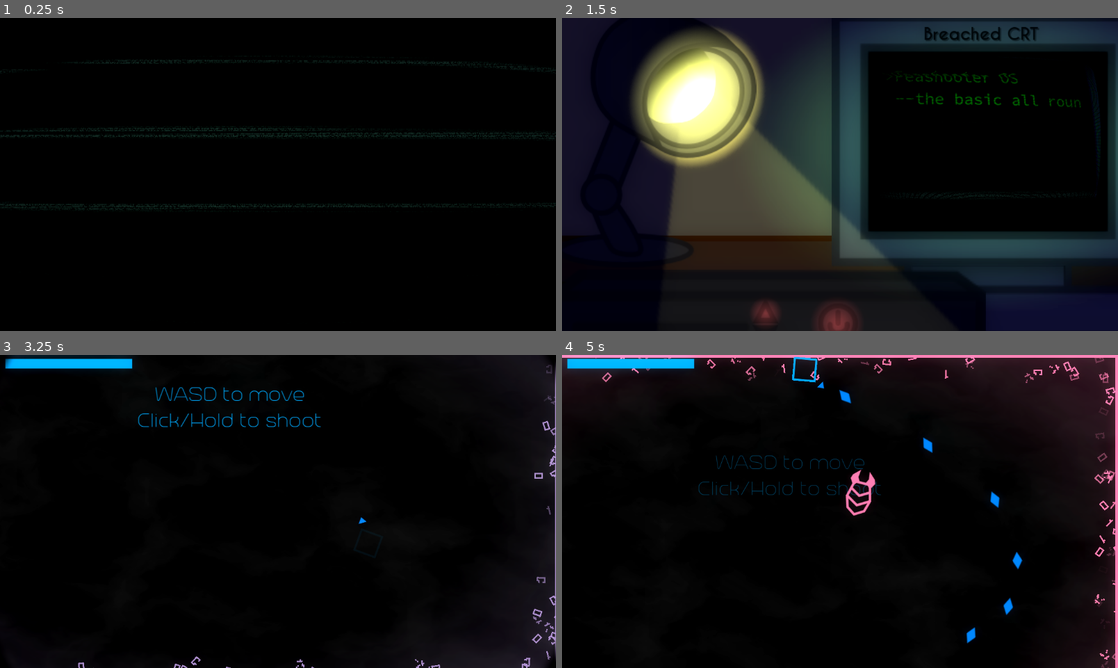
Above: before the commit, frames 1-4 (two rows, left to right).
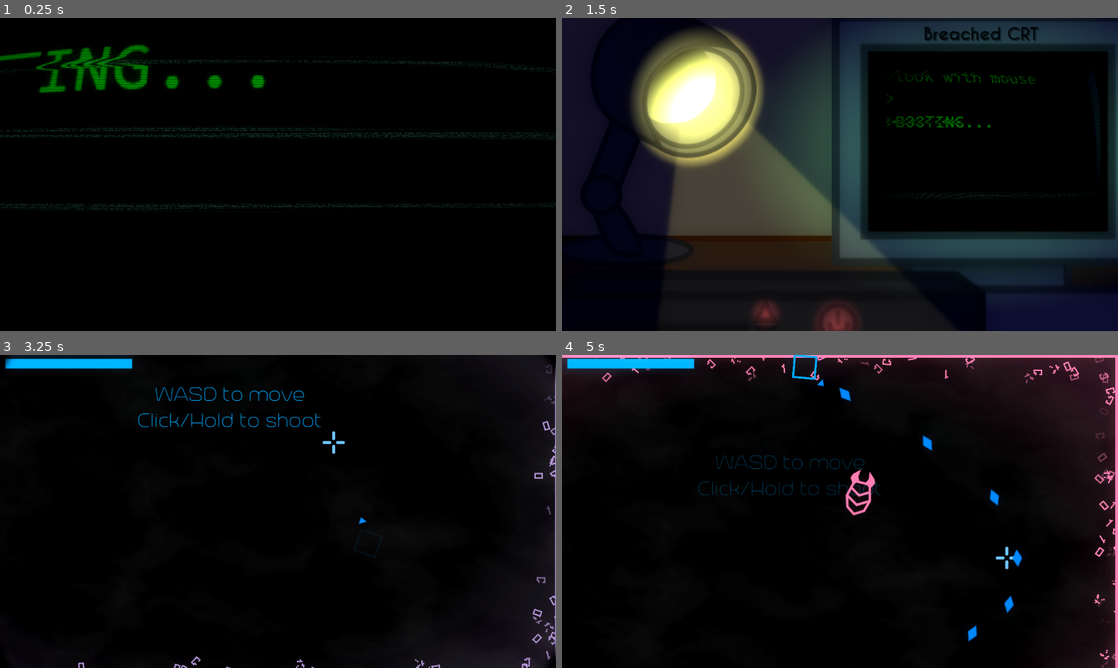
Above: after the commit, the same moments.

Repository: ArandomPsi/campfirejamthingy
Game: Godot game, scene res://scenes/titlescreen.tscn
Same seed, same stepped clock (60 frames per second), same inputs: the game is played once before the commit and once after it.
Inputs (mouse positions are in pixels of both pictures, inside the frame that each line leads up to):
- Up to frame 1 (0.25 s): no input
- Up to frame 2 (1.5 s): move the mouse to (962, 158) at 0.52 s; press the mouse at (962, 158) at 0.53 s; hold D (right) 0.53-1.28 s; move the mouse to (728, 190) at 1.27 s; release the mouse at (728, 190) at 1.28 s; hold S (down) from 1.28 s (still down); click (728, 190) at 1.35 s
- Up to frame 3 (3.25 s): release S (down) at 2 s; click (300, 630) at 2 s; move the mouse to (333, 442) at 2.77 s; press the mouse at (333, 442) at 2.78 s; hold D (right) from 2.78 s (still down)
- Up to frame 4 (5 s): move the mouse to (812, 574) at 3.52 s; release D (right) at 3.53 s; release the mouse at (812, 574) at 3.53 s; hold W (up) 3.53-4.28 s; click (812, 574) at 3.6 s; move the mouse to (1006, 558) at 4.27 s; press the mouse at (1006, 558) at 4.28 s; hold A (left) from 4.28 s (still down)

The runs differ from the first frame. In frame 1, 1.9% of the frame differs, in the area x 0-48%, y 8-24%; in frame 2, 0.8%; in frame 3, less than 0.1%; in frame 4, 0.7%.

Commit message:
More ambience more vfx

Diff:
--- a/FirewallLine.gd
+++ b/FirewallLine.gd
@@ -1,7 +1,7 @@
 extends Node2D
 
 @export var maxdistance : int = 360
-@export var speed : int = 350
+@export var speed : int = 600
 
 # Called when the node enters the scene tree for the first time.
 func _ready():
--- /dev/null
+++ b/default_bus_layout.tres
@@ -0,0 +1,41 @@
+[gd_resource type="AudioBusLayout" load_steps=5 format=3 uid="uid://b16x68wq46jcp"]
+
+[sub_resource type="AudioEffectAmplify" id="AudioEffectAmplify_wq08x"]
+resource_name = "Amplify"
+
+[sub_resource type="AudioEffectReverb" id="AudioEffectReverb_1jr1n"]
+resource_name = "Reverb"
+room_size = 0.67
+
+[sub_resource type="AudioEffectReverb" id="AudioEffectReverb_450gw"]
+resource_name = "Reverb"
+room_size = 0.34
+dry = 0.81
+
+[sub_resource type="AudioEffectDistortion" id="AudioEffectDistortion_esmrs"]
+resource_name = "Distortion"
+mode = 3
+pre_gain = 27.87
+drive = 0.14
+
+[resource]
+bus/0/effect/0/effect = SubResource("AudioEffectAmplify_wq08x")
+bus/0/effect/0/enabled = false
+bus/0/effect/1/effect = SubResource("AudioEffectReverb_1jr1n")
+bus/0/effect/1/enabled = false
+bus/1/name = &"reverb"
+bus/1/solo = false
+bus/1/mute = false
+bus/1/bypass_fx = false
+bus/1/volume_db = 0.0
+bus/1/send = &"Master"
+bus/1/effect/0/effect = SubResource("AudioEffectReverb_450gw")
+bus/1/effect/0/enabled = true
+bus/2/name = &"music"
+bus/2/solo = false
+bus/2/mute = false
+bus/2/bypass_fx = false
+bus/2/volume_db = 0.0
+bus/2/send = &"Master"
+bus/2/effect/0/effect = SubResource("AudioEffectDistortion_esmrs")
+bus/2/effect/0/enabled = true
--- a/scenes/bugs/f_lash_fire_attack.tscn
+++ b/scenes/bugs/f_lash_fire_attack.tscn
@@ -2,6 +2,53 @@
 
 [ext_resource type="Script" path="res://scripts/bugs/FLashFireAttack.gd" id="1_es4ay"]
 [ext_resource type="Texture2D" uid="uid://c5rrkg2w5ppnv" path="res://assets/Flame.png" id="2_g6iva"]
+
+[sub_resource type="Animation" id="Animation_chf0s"]
+length = 0.001
+tracks/0/type = "bezier"
+tracks/0/imported = false
+tracks/0/enabled = true
+tracks/0/path = NodePath("FlipAxis/ColorRect:color:r")
+tracks/0/interp = 1
+tracks/0/loop_wrap = true
+tracks/0/keys = {
+"handle_modes": PackedInt32Array(0),
+"points": PackedFloat32Array(1, -0.25, 0, 0.25, 0),
+"times": PackedFloat32Array(0)
+}
+tracks/1/type = "bezier"
+tracks/1/imported = false
+tracks/1/enabled = true
+tracks/1/path = NodePath("FlipAxis/ColorRect:color:g")
+tracks/1/interp = 1
+tracks/1/loop_wrap = true
+tracks/1/keys = {
+"handle_modes": PackedInt32Array(0),
+"points": PackedFloat32Array(1, -0.25, 0, 0.25, 0),
+"times": PackedFloat32Array(0)
+}
+tracks/2/type = "bezier"
+tracks/2/imported = false
+tracks/2/enabled = true
+tracks/2/path = NodePath("FlipAxis/ColorRect:color:b")
+tracks/2/interp = 1
+tracks/2/loop_wrap = true
+tracks/2/keys = {
+"handle_modes": PackedInt32Array(0),
+"points": PackedFloat32Array(1, -0.25, 0, 0.25, 0),
+"times": PackedFloat32Array(0)
+}
+tracks/3/type = "bezier"
+tracks/3/imported = false
+tracks/3/enabled = true
+tracks/3/path = NodePath("FlipAxis/ColorRect:color:a")
+tracks/3/interp = 1
+tracks/3/loop_wrap = true
+tracks/3/keys = {
+"handle_modes": PackedInt32Array(0),
+"points": PackedFloat32Array(0, -0.25, 0, 0.25, 0),
+"times": PackedFloat32Array(0)
+}
 
 [sub_resource type="Animation" id="Animation_nuf4t"]
 resource_name = "flash"
@@ -51,53 +98,6 @@
 "times": PackedFloat32Array(0, 0.4, 0.8)
 }
 
-[sub_resource type="Animation" id="Animation_chf0s"]
-length = 0.001
-tracks/0/type = "bezier"
-tracks/0/imported = false
-tracks/0/enabled = true
-tracks/0/path = NodePath("FlipAxis/ColorRect:color:r")
-tracks/0/interp = 1
-tracks/0/loop_wrap = true
-tracks/0/keys = {
-"handle_modes": PackedInt32Array(0),
-"points": PackedFloat32Array(1, -0.25, 0, 0.25, 0),
-"times": PackedFloat32Array(0)
-}
-tracks/1/type = "bezier"
-tracks/1/imported = false
-tracks/1/enabled = true
-tracks/1/path = NodePath("FlipAxis/ColorRect:color:g")
-tracks/1/interp = 1
-tracks/1/loop_wrap = true
-tracks/1/keys = {
-"handle_modes": PackedInt32Array(0),
-"points": PackedFloat32Array(1, -0.25, 0, 0.25, 0),
-"times": PackedFloat32Array(0)
-}
-tracks/2/type = "bezier"
-tracks/2/imported = false
-tracks/2/enabled = true
-tracks/2/path = NodePath("FlipAxis/ColorRect:color:b")
-tracks/2/interp = 1
-tracks/2/loop_wrap = true
-tracks/2/keys = {
-"handle_modes": PackedInt32Array(0),
-"points": PackedFloat32Array(1, -0.25, 0, 0.25, 0),
-"times": PackedFloat32Array(0)
-}
-tracks/3/type = "bezier"
-tracks/3/imported = false
-tracks/3/enabled = true
-tracks/3/path = NodePath("FlipAxis/ColorRect:color:a")
-tracks/3/interp = 1
-tracks/3/loop_wrap = true
-tracks/3/keys = {
-"handle_modes": PackedInt32Array(0),
-"points": PackedFloat32Array(0, -0.25, 0, 0.25, 0),
-"times": PackedFloat32Array(0)
-}
-
 [sub_resource type="AnimationLibrary" id="AnimationLibrary_ru7g2"]
 _data = {
 "RESET": SubResource("Animation_chf0s"),
@@ -117,10 +117,10 @@
 particle_flag_disable_z = true
 emission_shape = 3
 emission_box_extents = Vector3(161.35, 1, 1)
-direction = Vector3(0, 0, 0)
-spread = 180.0
-initial_velocity_min = -100.0
-initial_velocity_max = -100.0
+direction = Vector3(2.08165e-12, -1, 2.08165e-12)
+spread = 0.0
+initial_velocity_min = 515.94
+initial_velocity_max = 515.94
 gravity = Vector3(0, -200, 0)
 scale_min = 0.8
 scale_max = 2.5
@@ -154,9 +154,8 @@
 amount = 250
 process_material = SubResource("ParticleProcessMaterial_cp54g")
 texture = ExtResource("2_g6iva")
-lifetime = 2.5
 one_shot = true
-speed_scale = 5.0
+speed_scale = 8.0
 fixed_fps = 60
 
 [node name="Hitbox" type="Area2D" parent="FlipAxis"]
@@ -170,4 +169,5 @@
 disabled = true
 debug_color = Color(0.901433, 0, 0.151838, 0.42)
 
+[connection signal="finished" from="FlipAxis/GPUParticles2D" to="." method="_on_gpu_particles_2d_finished"]
 [connection signal="body_entered" from="FlipAxis/Hitbox" to="." method="_on_hitbox_body_entered"]
--- a/scenes/bugs/fireball.tscn
+++ b/scenes/bugs/fireball.tscn
@@ -40,10 +40,10 @@
 
 [node name="GPUParticles2D" type="GPUParticles2D" parent="."]
 material = SubResource("CanvasItemMaterial_vxbgi")
-amount = 150
+amount = 10
 process_material = SubResource("ParticleProcessMaterial_xomyg")
 texture = ExtResource("2_p12d3")
-lifetime = 2.0
+lifetime = 0.5
 speed_scale = 3.0
 fixed_fps = 60
 visibility_rect = Rect2(-1000, -1000, 2000, 2000)
--- a/scenes/player.tscn
+++ b/scenes/player.tscn
@@ -9,6 +9,7 @@
 [ext_resource type="Shader" path="res://shaders/blur.gdshader" id="5_l0h6p"]
 [ext_resource type="Shader" path="res://shaders/perspective.gdshader" id="6_qc81r"]
 [ext_resource type="Texture2D" uid="uid://bb58quqfhacg8" path="res://assets/thepc.svg" id="6_s66kg"]
+[ext_resource type="Texture2D" uid="uid://dstj1kqdocfjy" path="res://assets/crosshair-2.png" id="7_mjio1"]
 [ext_resource type="Texture2D" uid="uid://dm4sf3rfmvch6" path="res://assets/computer.svg" id="7_qyt88"]
 [ext_resource type="FontFile" uid="uid://jnx17qh117ex" path="res://assets/CaviarDreamsBold-a5og.ttf" id="9_xp4tx"]
 [ext_resource type="Script" path="res://scripts/upgrade.gd" id="10_cyrk5"]
@@ -19,7 +20,7 @@
 [ext_resource type="AudioStream" uid="uid://dgxkppc7oa7iq" path="res://sounds/Glitch Sound Effect (Speaker).mp3" id="17_bgffu"]
 
 [sub_resource type="CircleShape2D" id="CircleShape2D_m4tyv"]
-radius = 21.0
+radius = 16.0
 
 [sub_resource type="CanvasItemMaterial" id="CanvasItemMaterial_yhhq2"]
 blend_mode = 1
@@ -59,6 +60,9 @@
 fill_from = Vector2(0.5, 0.5)
 fill_to = Vector2(0.7, 0.2)
 metadata/_snap_enabled = true
+
+[sub_resource type="CircleShape2D" id="CircleShape2D_hqeyf"]
+radius = 14.0357
 
 [sub_resource type="StyleBoxFlat" id="StyleBoxFlat_srj8l"]
 bg_color = Color(0.6, 0.6, 0.6, 0)
@@ -215,6 +219,18 @@
 position_smoothing_enabled = true
 position_smoothing_speed = 10.0
 
+[node name="crosshair" type="Sprite2D" parent="."]
+position = Vector2(1, 0)
+scale = Vector2(0.4, 0.4)
+texture = ExtResource("7_mjio1")
+
+[node name="upgradeportalchecker" type="Area2D" parent="."]
+collision_layer = 0
+collision_mask = 128
+
+[node name="CollisionShape2D" type="CollisionShape2D" parent="upgradeportalchecker"]
+shape = SubResource("CircleShape2D_hqeyf")
+
 [node name="glowhud" type="CanvasLayer" parent="."]
 layer = 0
 
@@ -446,24 +462,29 @@
 
 [node name="song" type="AudioStreamPlayer" parent="sounds"]
 stream = ExtResource("14_1008y")
-volume_db = -10.0
+volume_db = -30.0
 autoplay = true
+stream_paused = true
+mix_target = 2
+bus = &"music"
 
 [node name="glitch" type="AudioStreamPlayer" parent="sounds"]
 stream = ExtResource("17_bgffu")
+volume_db = 24.0
+mix_target = 1
 
 [connection signal="pressed" from="hud/table/upgrade1" to="." method="finished"]
+[connection signal="pressed" from="hud/table/upgrade1" to="hud/table/upgrade1" method="finished"]
 [connection signal="pressed" from="hud/table/upgrade1" to="hud/table/upgrade1" method="_on_pressed"]
-[connection signal="pressed" from="hud/table/upgrade1" to="hud/table/upgrade1" method="finished"]
 [connection signal="pressed" from="hud/table/upgrade1" to="hud/table/upgrade2" method="finished"]
 [connection signal="pressed" from="hud/table/upgrade1" to="hud/table/upgrade3" method="finished"]
 [connection signal="pressed" from="hud/table/upgrade2" to="." method="finished"]
 [connection signal="pressed" from="hud/table/upgrade2" to="hud/table/upgrade1" method="finished"]
+[connection signal="pressed" from="hud/table/upgrade2" to="hud/table/upgrade2" method="finished"]
 [connection signal="pressed" from="hud/table/upgrade2" to="hud/table/upgrade2" method="_on_pressed"]
-[connection signal="pressed" from="hud/table/upgrade2" to="hud/table/upgrade2" method="finished"]
 [connection signal="pressed" from="hud/table/upgrade2" to="hud/table/upgrade3" method="finished"]
 [connection signal="pressed" from="hud/table/upgrade3" to="." method="finished"]
 [connection signal="pressed" from="hud/table/upgrade3" to="hud/table/upgrade1" method="finished"]
 [connection signal="pressed" from="hud/table/upgrade3" to="hud/table/upgrade2" method="finished"]
+[connection signal="pressed" from="hud/table/upgrade3" to="hud/table/upgrade3" method="finished"]
 [connection signal="pressed" from="hud/table/upgrade3" to="hud/table/upgrade3" method="_on_pressed"]
-[connection signal="pressed" from="hud/table/upgrade3" to="hud/table/upgrade3" method="finished"]
--- a/scenes/sounds/shoot.tscn
+++ b/scenes/sounds/shoot.tscn
@@ -7,6 +7,7 @@
 position = Vector2(-1, -1)
 stream = ExtResource("1_hise3")
 volume_db = 15.0
+bus = &"reverb"
 script = ExtResource("2_tpram")
 min = 0.8
 max = 1.2
--- a/scenes/testmap.tscn
+++ b/scenes/testmap.tscn
@@ -35,7 +35,7 @@
 color_ramp = SubResource("GradientTexture1D_7w3xy")
 
 [sub_resource type="CircleShape2D" id="CircleShape2D_tadsx"]
-radius = 39.0128
+radius = 58.1378
 
 [sub_resource type="TileSetAtlasSource" id="TileSetAtlasSource_ea0vp"]
 texture = ExtResource("1_v5oeh")
@@ -222,7 +222,7 @@
 fixed_fps = 60
 
 [node name="portalchecker" type="Area2D" parent="upgradeportal"]
-collision_layer = 0
+collision_layer = 128
 collision_mask = 2
 
 [node name="CollisionShape2D" type="CollisionShape2D" parent="upgradeportal/portalchecker"]
--- a/scenes/thefirewall.tscn
+++ b/scenes/thefirewall.tscn
@@ -116,7 +116,7 @@
 
 [node name="thefire" type="GPUParticles2D" parent="."]
 material = SubResource("CanvasItemMaterial_xcr55")
-position = Vector2(717, 677)
+position = Vector2(717, 752)
 amount = 60
 process_material = SubResource("ParticleProcessMaterial_hu348")
 texture = ExtResource("1_2hgn4")
@@ -125,7 +125,7 @@
 
 [node name="eye1" type="GPUParticles2D" parent="."]
 material = SubResource("CanvasItemMaterial_xcr55")
-position = Vector2(472, 477)
+position = Vector2(472, 556)
 rotation = -2.06607
 amount = 50
 process_material = SubResource("ParticleProcessMaterial_crdfx")
@@ -136,7 +136,7 @@
 
 [node name="eye2" type="GPUParticles2D" parent="."]
 material = SubResource("CanvasItemMaterial_xcr55")
-position = Vector2(991, 477)
+position = Vector2(991, 556)
 rotation = 2.06647
 amount = 50
 process_material = SubResource("ParticleProcessMaterial_crdfx")
@@ -151,7 +151,7 @@
 }
 
 [node name="CollisionShape2D" type="CollisionShape2D" parent="."]
-position = Vector2(852, 525)
+position = Vector2(852, 577)
 shape = SubResource("RectangleShape2D_gbdeb")
 
 [node name="Marker2D" type="Marker2D" parent="."]
--- a/scenes/titlescreen.tscn
+++ b/scenes/titlescreen.tscn
@@ -7,7 +7,6 @@
 [ext_resource type="FontFile" uid="uid://boml265nvfxv0" path="res://assets/SourceCodePro-4alW.ttf" id="3_tpwu3"]
 [ext_resource type="Shader" path="res://shaders/crt.gdshader" id="4_mdnjm"]
 [ext_resource type="Texture2D" uid="uid://dy7ktjuoebn6y" path="res://assets/changecdbutton.svg" id="5_og43h"]
-[ext_resource type="Texture2D" uid="uid://vo8xi258oen0" path="res://assets/lamp.svg" id="7_3y7uu"]
 [ext_resource type="Texture2D" uid="uid://dbvsnqd2qbmct" path="res://assets/lightthing.svg" id="8_3d8u6"]
 [ext_resource type="AudioStream" uid="uid://dswse4taphj4t" path="res://sounds/titleambient.mp3" id="10_gq3v6"]
 [ext_resource type="Texture2D" uid="uid://d0l0vr21fquv2" path="res://assets/IMPROVED LAMPv2.svg" id="10_w8vkl"]
@@ -100,6 +99,8 @@
 fill_to = Vector2(1, 0.5)
 metadata/_snap_enabled = true
 
+[sub_resource type="StyleBoxEmpty" id="StyleBoxEmpty_u0nnp"]
+
 [node name="titlescreen" type="Control"]
 layout_mode = 3
 anchors_preset = 15
@@ -248,7 +249,10 @@
 theme_override_colors/font_color = Color(0, 1, 0, 1)
 theme_override_fonts/font = ExtResource("3_tpwu3")
 theme_override_font_sizes/font_size = 30
-text = "BOOTING... "
+text = ">look with mouse
+>
+>BOOTING...
+"
 autowrap_mode = 3
 
 [node name="crt" type="ColorRect" parent="Panel"]
@@ -262,28 +266,6 @@
 grow_vertical = 2
 mouse_filter = 2
 
-[node name="Lamp" type="Sprite2D" parent="."]
-visible = false
-position = Vector2(220, 257)
-scale = Vector2(1.78221, 1.78221)
-texture = ExtResource("7_3y7uu")
-
-[node name="PointLight2D" type="PointLight2D" parent="Lamp"]
-position = Vector2(136.043, 129.368)
-rotation = 1.1116
-scale = Vector2(3.76208, 3.01324)
-color = Color(1, 1, 0.478431, 1)
-energy = 0.14
-texture = ExtResource("8_3d8u6")
-
-[node name="PointLight2D2" type="PointLight2D" parent="Lamp"]
-position = Vector2(35.9105, -42.6437)
-rotation = 0.558033
-scale = Vector2(1.37607, 1.37607)
-color = Color(1, 1, 0.478431, 1)
-energy = 3.12
-texture = SubResource("GradientTexture2D_lalis")
-
 [node name="Lamp2" type="Sprite2D" parent="."]
 position = Vector2(220, 240)
 scale = Vector2(1.78221, 1.78221)
@@ -304,6 +286,17 @@
 color = Color(1, 1, 0.478431, 1)
 energy = 3.12
 texture = SubResource("GradientTexture2D_lalis")
+
+[node name="offswitch" type="Button" parent="Lamp2"]
+offset_left = -68.0
+offset_top = -130.0
+offset_right = 105.0
+offset_bottom = 29.0
+theme_override_styles/normal = SubResource("StyleBoxEmpty_u0nnp")
+theme_override_styles/hover = SubResource("StyleBoxEmpty_u0nnp")
+theme_override_styles/pressed = SubResource("StyleBoxEmpty_u0nnp")
+theme_override_styles/disabled = SubResource("StyleBoxEmpty_u0nnp")
+theme_override_styles/focus = SubResource("StyleBoxEmpty_u0nnp")
 
 [node name="Camera2D" type="Camera2D" parent="."]
 position = Vector2(826, 257)
@@ -318,6 +311,8 @@
 [node name="AudioStreamPlayer" type="AudioStreamPlayer" parent="."]
 stream = ExtResource("10_gq3v6")
 autoplay = true
+mix_target = 2
+bus = &"reverb"
 
 [node name="Label" type="Label" parent="."]
 layout_mode = 0
@@ -338,3 +333,4 @@
 [connection signal="pressed" from="Ps5/Button" to="." method="_on_button_pressed"]
 [connection signal="pressed" from="Ps5/up" to="." method="_on_up_pressed"]
 [connection signal="pressed" from="Ps5/down" to="." method="_on_down_pressed"]
+[connection signal="pressed" from="Lamp2/offswitch" to="." method="_on_offswitch_pressed"]
--- a/scenes/vfx/hitparticle.tscn
+++ b/scenes/vfx/hitparticle.tscn
@@ -46,5 +46,6 @@
 
 [node name="AudioStreamPlayer2D" type="AudioStreamPlayer2D" parent="."]
 stream = ExtResource("2_p1i25")
-volume_db = 10.0
+volume_db = 8.0
+bus = &"reverb"
 script = ExtResource("3_sod2m")
--- a/scripts/bugs/FLashFireAttack.gd
+++ b/scripts/bugs/FLashFireAttack.gd
@@ -23,3 +23,7 @@
 
 func _on_hitbox_body_entered(body):
 	body.damage(2)
+
+
+func _on_gpu_particles_2d_finished():
+	queue_free()
--- a/scripts/bugs/slime.gd
+++ b/scripts/bugs/slime.gd
@@ -5,7 +5,7 @@
 func _process(delta):
 	position += transform.x * speed * delta
 	$Sprite2D.scale *= 0.97
-	frames -= 1
+	frames -= 120/Engine.get_frames_per_second()
 	if frames < 0:
 		queue_free()
 
--- a/scripts/player.gd
+++ b/scripts/player.gd
@@ -36,13 +36,15 @@
 	global.playerpos = position
 	iframes -= 1
 	statsstuff()
-	if hp >= 1 and $hud/table.visible == false:
+	if hp >= 1 and $hud/table.visible == false and not $upgradeportalchecker.has_overlapping_areas():
 		controls(delta)
+	else:
+		movedir = Vector2.ZERO
 	updateposition(delta)
 	$sprite.rotation_degrees += 300 * delta
 	hp = clampi(hp,0,maxhp)
 	t += delta
-
+	$crosshair.global_position = get_global_mouse_position()
 
 func statsstuff():
 	shotcooldown -= (1 + stats[2]) * (60/Engine.get_frames_per_second())
@@ -56,7 +58,11 @@
 
 
 func controls(delta):
+
+	#basic movement
 	movedir = Input.get_vector("left","right","up","down").normalized()
+
+	#shots and stuff
 	if shottype == 4:
 		if Input.is_action_pressed("shoot") and iframes < 1:
 			specialshotcharge += delta * 10 * stats[2]
@@ -69,8 +75,13 @@
 		if Input.is_action_pressed("shoot") and shotcooldown < 1 and iframes < (maxiframes / 4):
 			shoot()
 			shotcooldown = shotcooldowns[shottype]
+
+	#no moving while the upgrade
 	if $hud/table.visible:
 		movedir = Vector2.ZERO
+
+
+
 
 func updateposition(delta):
 	velocity += movedir * speed * delta * 180 * (1+(stats[3]-1)*0.2)
@@ -148,12 +159,12 @@
 				b.speed = 1800
 				b.dagger = true
 				b.accuracy = 15
-				b.damage = 20 + stats[0] * 2
+				b.damage = 15 + stats[0] * 2
 				b.look_at(get_global_mouse_position())
 				get_tree().root.add_child(b)
 		4:
 			for i in range(int(1 * (stats[4] * 2))):
-				global.shake += 35
+				global.shake += specialshotcharge
 				global.shake = clamp(global.shake, 0, 35)
 				var b = preload("res://scenes/bullets/lasershot.tscn").instantiate()
 				b.position = $arrow.global_position + $arrow.transform.x * $arrow.offset.x
--- a/scripts/titlescreen.gd
+++ b/scripts/titlescreen.gd
@@ -11,15 +11,23 @@
 
 func _ready():
 	global.trueroom = 0
+	$Camera2D.zoom = Vector2(20,20)
+	var timer = get_tree().create_timer(2)
+	await timer.timeout
 	updateepsteinfiles()
-	$Camera2D.zoom = Vector2(20,20)
+
 
 func _process(delta):
+
+	#constant changes
 	$monitor/PointLight2D.energy = randf_range(0.45,0.5)
-	$Lamp/PointLight2D.energy = randf_range(0.1,0.14)
+	$Lamp2/PointLight2D.energy = randf_range(0.1,0.14)
+	$Lamp2/PointLight2D2.energy = randf_range(3,3.2)
 	currentweaponthingy = clampi(currentweaponthingy,0,4)
 	$Ps5/down/PointLight2D3.visible = true
 	$Ps5/up/PointLight2D2.visible = true
+
+	#if statments
 	if currentweaponthingy == 0:
 		$Ps5/down/PointLight2D3.visible = false
 	if currentweaponthingy == 4:
@@ -71,3 +79,9 @@
 	$Panel/thefiles.text = currentweaponthingytext[currentweaponthingy]
 	var tween2 = create_tween()
 	tween2.tween_property($Panel/thefiles,"visible_ratio",1.0,0.8)
+
+
+
+func _on_offswitch_pressed():
+	$Lamp2/PointLight2D.visible = not $Lamp2/PointLight2D.visible
+	$Lamp2/PointLight2D2.visible =  $Lamp2/PointLight2D.visible
Not shown: 1 places in scenes/player.tscn that only renumber resources
